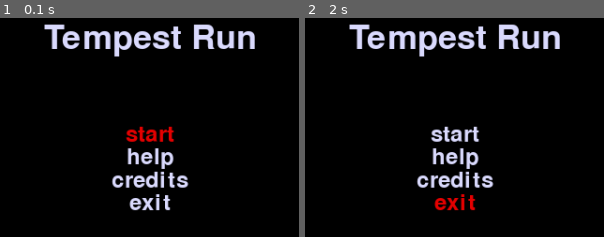
Above: before the commit, frames 1-2 (left to right).
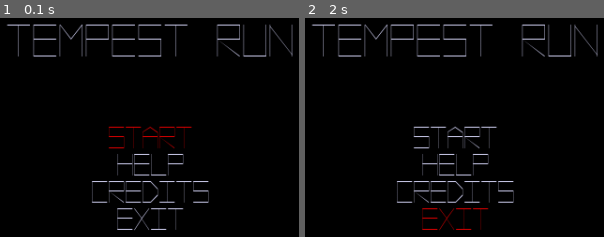
Above: after the commit, the same moments.

Repository: davidpendergast/pygame-summer-team-jam
Game: pygame game, started from main.py
The game is run twice, just before and just after one commit, with the same random seed, the same clock (stepped at 60 frames per second) and the same inputs.
Inputs:
- Up to frame 1 (0.1 s): no input
- Up to frame 2 (2 s): hold Up 0.33-0.8 s; hold Down 0.83-1.13 s; hold Up 1.17-1.53 s; hold Down 1.57-1.93 s; hold Up from 1.97 s (still down)

The runs differ from the first frame. In frame 1, 11% of the frame differs, in the area x 2-98%, y 2-97%; in frame 2, 11%.

Commit message:
use Vector font in main menu

Diff:
--- a/main.py
+++ b/main.py
@@ -72,7 +72,7 @@
 
     def __init__(self, loop: GameLoop):
         super().__init__(loop)
-
+        self.song = pygame
         self.selected_option_idx = 0
         self.options = [
             ("start", lambda: self.start_pressed()),
@@ -81,8 +81,8 @@
             ("exit", lambda: self.exit_pressed())
         ]
 
-        self.title_font = pygame.font.Font(pygame.font.get_default_font(), 36)
-        self.option_font = pygame.font.Font(pygame.font.get_default_font(), 24)
+        self.title_font = pygame.font.Font("assets/fonts/VectorBattle-e9XO.ttf", 36)
+        self.option_font = pygame.font.Font("assets/fonts/VectorBattle-e9XO.ttf", 24)
 
     def on_mode_start(self):
         # TODO song
